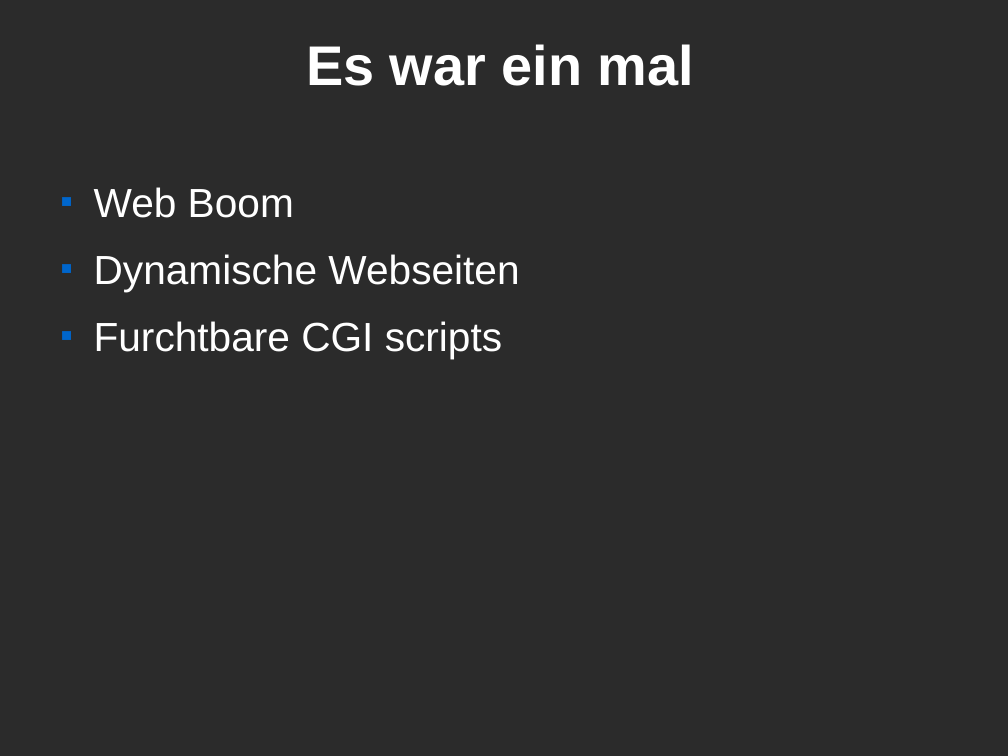
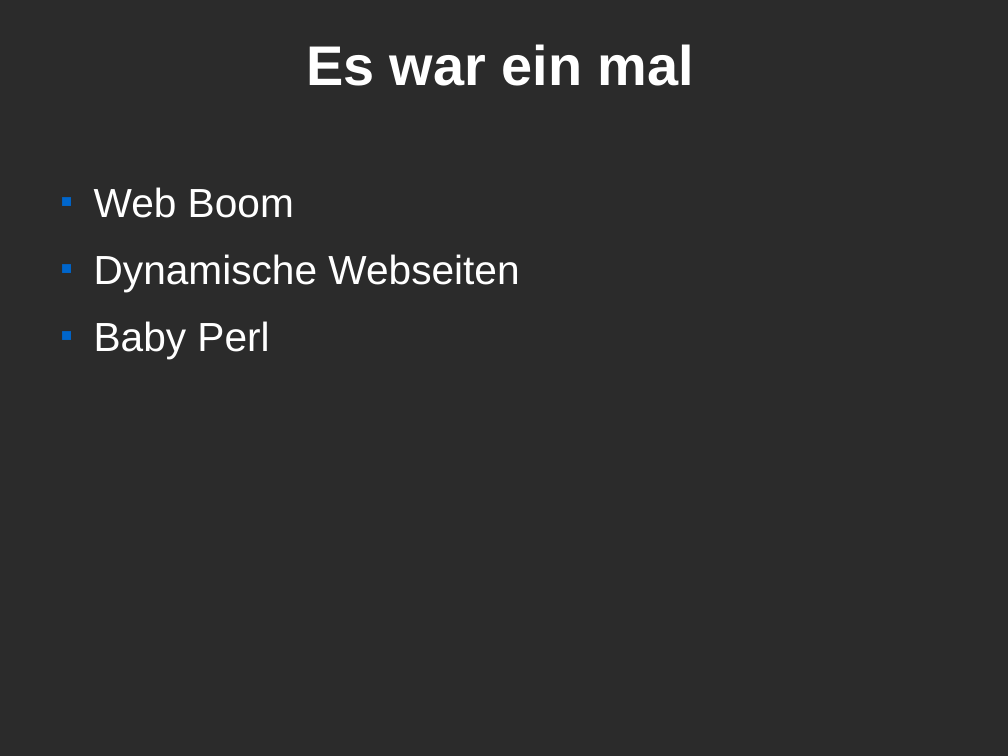
Before and after one commit to Caldrin/Vortrag_CLT, a slide deck: slide 4 of Modern Perl.odp. Drawn at 1008x756 pixels with LibreOffice and Linux fonts; fonts in the diff are those of the drawing; background and template pictures are left out; a plain dark background stands for a picture behind light text. Boxes give left, top, right and bottom in pixels: in the first picture for what was removed or moved away, otherwise in the second. Text is boxed around its words. In the diff, an @@ line names an element or a change of style, - is before the commit and + after.

```diff
--- a/Modern Perl.odp
+++ b/Modern Perl.odp
@@ text at box(94, 321, 269, 358): text changed @@
-■ Furchtbare CGI scripts
+■ Baby Perl
```
Also in this commit, not shown: 3 other slides changed, 2 slides added, 1 slide removed.
